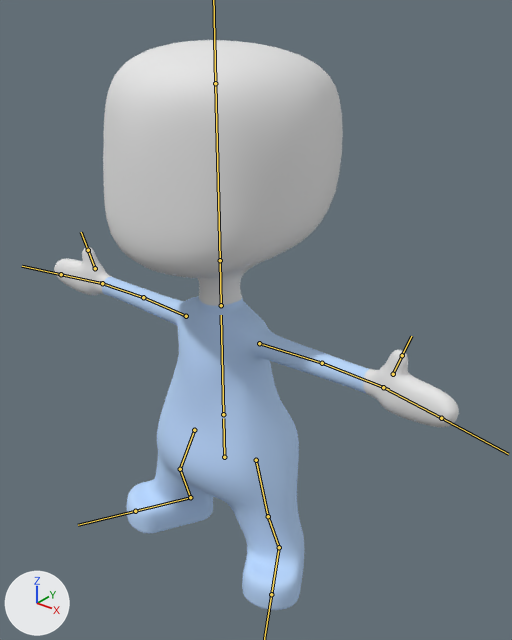
The FBX model Assets/Models/person.fbx: old version first, new version second.
The view is the same before and after, from a camera (50 mm lens) standing at (1.91, -2.15, 2.64) and looking at (0.2, -0.01, 1.32). Every picture has the same lights, and +X, +Y and +Z are marked at lower left. The bones that bend it are drawn over the model as lines.

The first picture shows 'Blu'.
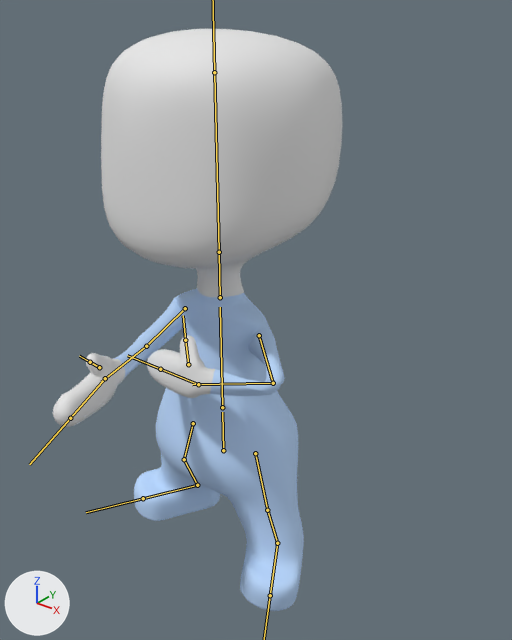
The newer file adds an action. The first version stands in its rest pose; the second is drawn at frame 1 of the action 'Armature|IdleHold'.

The change in detail:
Bone 'Bone' (bone_bone) moves from (0.0, 0.0, 0.0) to (0.0, 0.041, 0.006).
Bone 'Bone.004' (bone_bone_004) turns from (0, 0, 0) to (-75, -44, 84) degrees about its own x, y and z.
Bone 'Bone.005' (bone_bone_005) turns from (0, 0, 0) to (-83, -5, -116) degrees about its own x, y and z.
Bone 'Bone.006' (bone_bone_006) turns from (0, 0, 0) to (7, 8, -40) degrees about its own x, y and z.
Bone 'Bone.007' (bone_bone_007) turns from (0, 0, 0) to (12, -27, -18) degrees about its own x, y and z.
Bone 'Bone.011' (bone_bone_011) turns from (0, 0, 0) to (100, -11, 62) degrees about its own x, y and z.
Bone 'Bone.012' (bone_bone_012) turns from (0, 0, 0) to (4, -84, -2) degrees about its own x, y and z.
Bone 'Bone.014' (bone_bone_014) turns from (0, 0, 0) to (26, 25, -1) degrees about its own x, y and z.
Bone 'Bone.009' (bone_bone_009) turns from (0, 0, 0) to (3, 0, 0) degrees about its own x, y and z.
Bone 'Bone.010' (bone_bone_010) turns from (0, 0, 0) to (-8, -7, 1) degrees about its own x, y and z.
Bone 'Bone.015' (bone_bone_015) turns from (0, 0, 0) to (-8, -3, 0) degrees about its own x, y and z.
Bone 'Bone.017' (bone_bone_017) turns from (0, 0, 0) to (4, 3, 0) degrees about its own x, y and z.

Pixel boxes (x1, y1, x2, y2) of what changed, in the pictures (512 x 640 px):
'Blu', posed (29% narrower): before (54, 40, 459, 610); after (53, 29, 342, 611)
bone 'Bone', root to tip: before (224, 457) to (223, 418); after (223, 450) to (222, 412)
bone 'Bone.004', root to tip: before (259, 343) to (322, 363); after (259, 335) to (273, 383)
bone 'Bone.005', root to tip: before (322, 363) to (389, 389); after (273, 383) to (192, 384)
bone 'Bone.006', root to tip: before (383, 387) to (441, 418); after (198, 384) to (160, 369)
bone 'Bone.007', root to tip: before (393, 374) to (402, 355); after (188, 364) to (185, 340)
bone 'Bone.011', root to tip: before (186, 316) to (143, 297); after (185, 308) to (146, 346)
bone 'Bone.012', root to tip: before (143, 297) to (99, 282); after (146, 346) to (101, 381)
bone 'Bone.014', root to tip: before (95, 268) to (88, 250); after (99, 367) to (90, 362)
bone 'Bone.009', root to tip: before (268, 516) to (279, 547); after (267, 510) to (277, 543)
bone 'Bone.010', root to tip: before (279, 547) to (271, 594); after (277, 543) to (270, 595)
bone 'Bone.015', root to tip: before (194, 430) to (180, 469); after (193, 423) to (184, 459)
bone 'Bone.017', root to tip: before (190, 497) to (135, 511); after (197, 485) to (143, 498)
